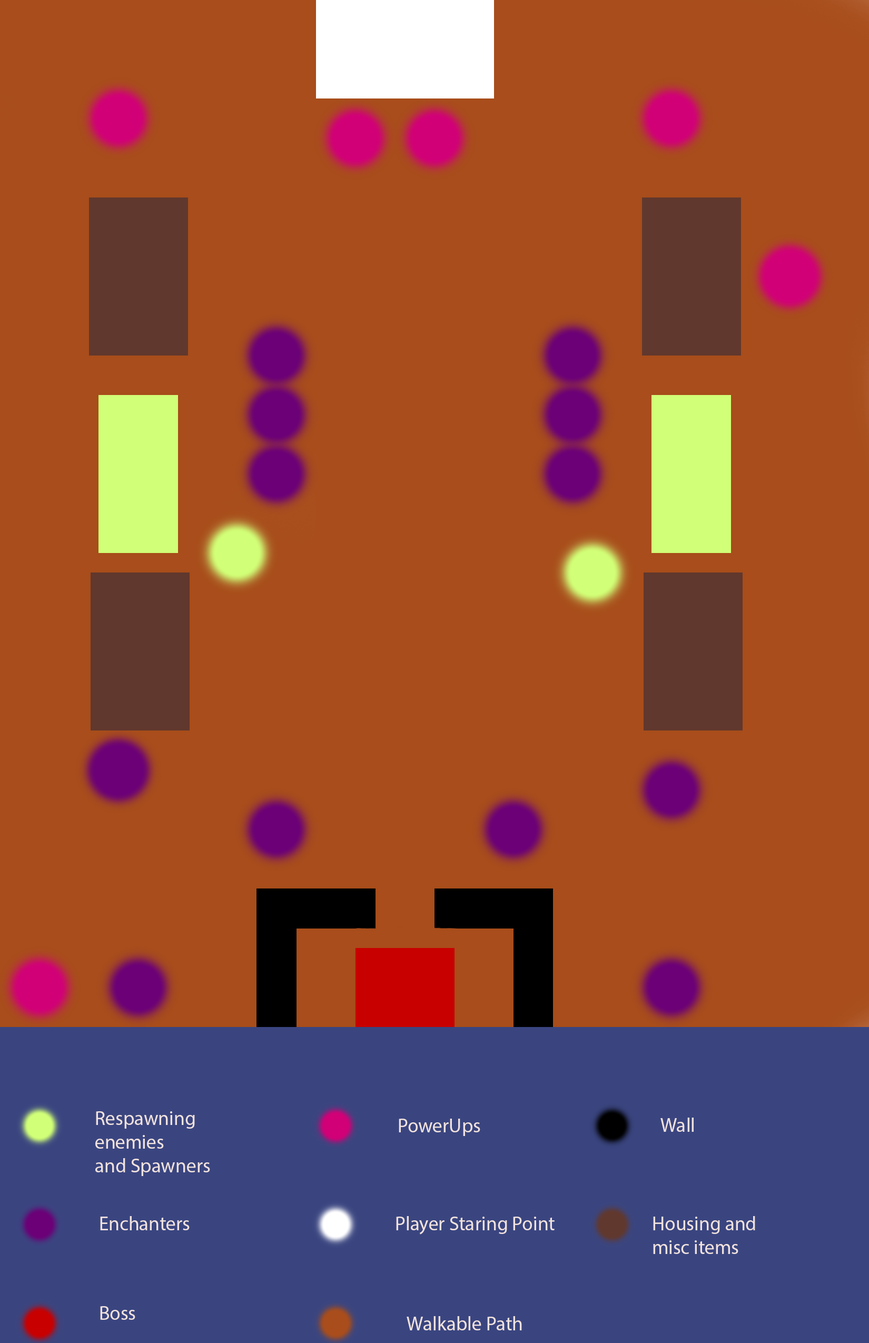
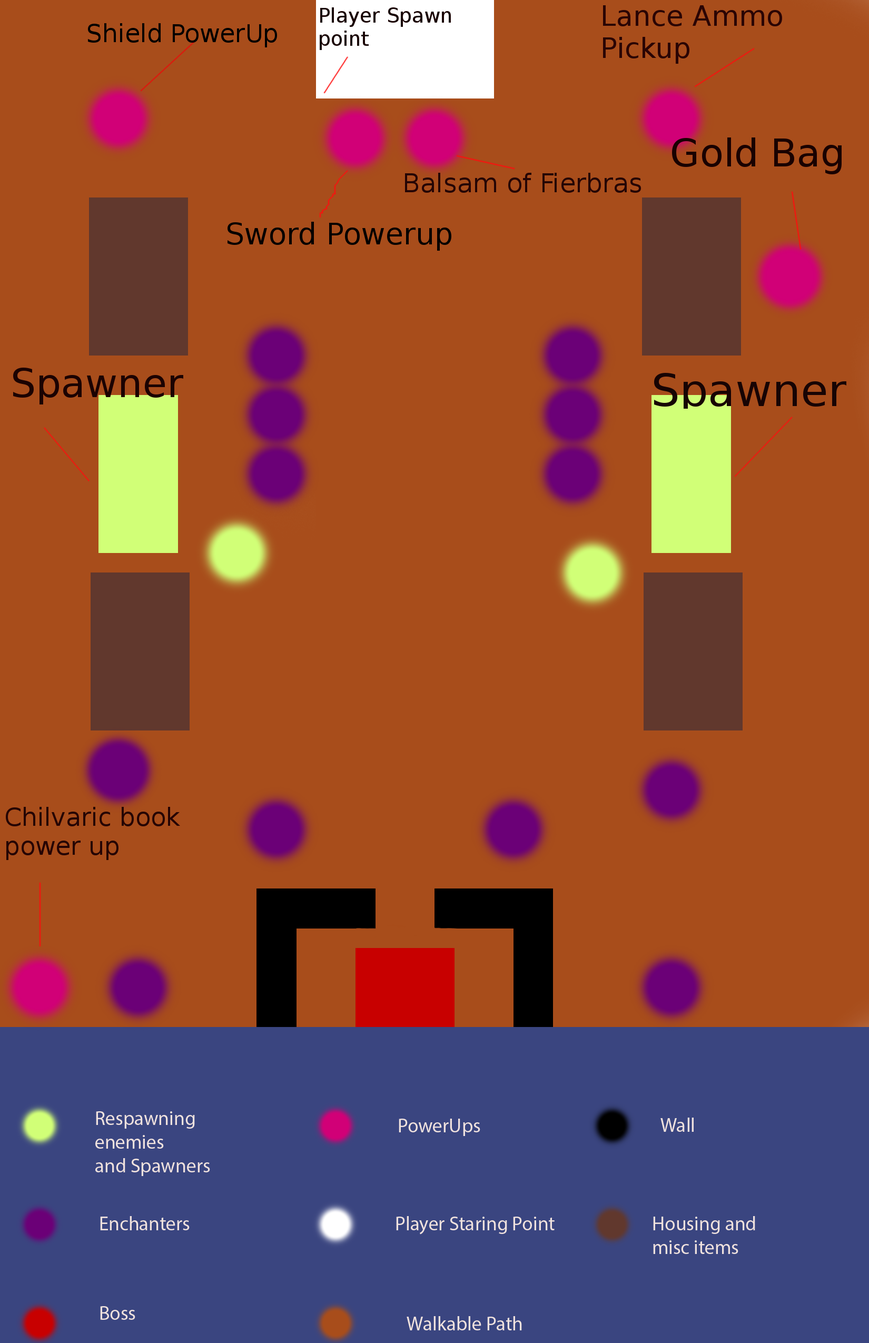
The second w=869, h=1343 image is a revision of the first. Changes to its layers:
added layer "Shield PowerUp" above "Lance Ammo Pickup" over [87, 23, 278, 48]
added layer "Lance Ammo Pickup" above "Gold Bag" over [603, 5, 783, 64]
added layer "Gold Bag" above "Sword Powerup" over [672, 137, 842, 175]
added layer "Sword Powerup" above "Balsam of Fierbras" over [227, 221, 452, 251]
added layer "Balsam of Fierbras" above "Chilvaric book power up" over [405, 172, 642, 193]
added layer "Chilvaric book power up" above "Spawner" over [5, 807, 181, 861]
added layer "Spawner" above "Spawner #1" over [13, 367, 184, 405]
added layer "Spawner #1" above "Player Spawn point" over [654, 372, 847, 409]
added layer "Player Spawn point" above "Labels" over [319, 7, 451, 51]
added layer "Labels" above "Power Ups" over [38, 41, 803, 948]
